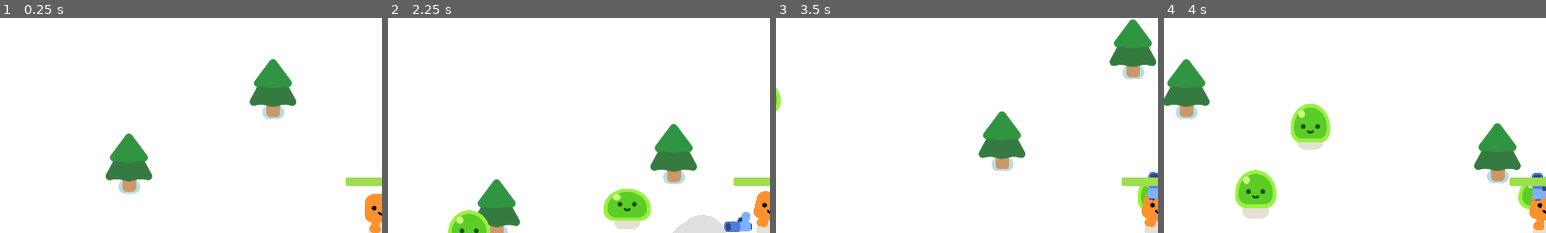
Above: before the commit, frames 1-4 (left to right).
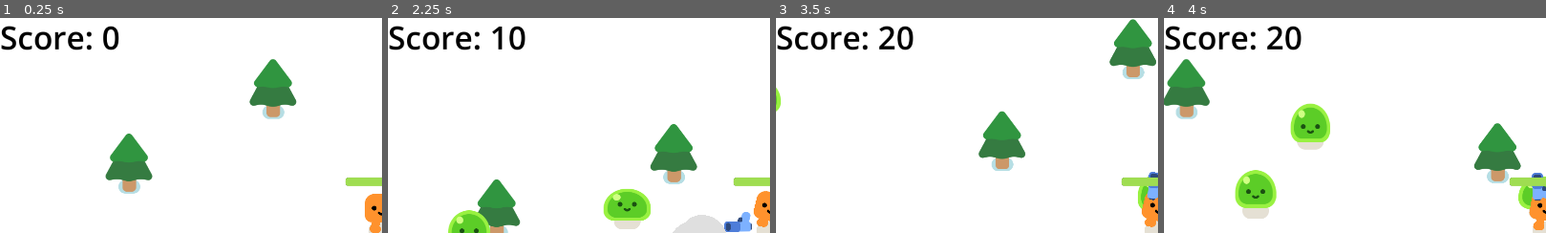
Above: after the commit, the same moments.

Repository: massayukinho/learnGodot
Game: Godot game, scene res://survivor_game.tscn
Same seed, same stepped clock (60 frames per second), same inputs: the game is played once before the commit and once after it.
Inputs:
- Up to frame 1 (0.25 s): no input
- Up to frame 2 (2.25 s): tap Enter at 0.5 s; hold D (move_right) 0.53-1.28 s; hold S (move_down) 1.28-2.03 s; hold D (move_right) from 2.03 s (still down)
- Up to frame 3 (3.5 s): release D (move_right) at 2.78 s; hold W (move_up) from 2.78 s (still down)
- Up to frame 4 (4 s): release W (move_up) at 3.53 s; hold A (move_left) from 3.53 s (still down)
The pictures show only the part of the screen within x 0-50%, y 1-51%; the shares and areas given below are measured in that part.

The runs differ from the first frame. In frame 1, 1.3% of the frame differs, in the area x 0-32%, y 3-16%; in frame 2, 1.5%; in frame 3, 1.6%, in the area x 0-36%, y 3-16%; in frame 4, 1.6%.

Commit message:
Score added

Diff:
--- a/mob.gd
+++ b/mob.gd
@@ -1,8 +1,8 @@
 extends CharacterBody2D
 
-var score = 0
 var health = 3
 
+signal killed
 @onready var player = get_node("/root/Game/Player")
 
 # Criar Signal e Emitir quando o Mob Morrer.
@@ -22,7 +22,7 @@
 	%Slime.play_hurt()
 
 	if health == 0:
-		score += 10
+		killed.emit()
 		queue_free()
 
 		const SMOKE_SCENE = preload("res://smoke_explosion/smoke_explosion.tscn")
--- a/survivor_game.gd
+++ b/survivor_game.gd
@@ -3,6 +3,8 @@
 # Contar o Score.
 # Criar outro node de interface para fazer display do score,
 # sempre que o score é atualizado
+
+var score = 0
 
 func spawn_mob():
 	var new_mob = preload("res://mob.tscn").instantiate()
@@ -10,6 +12,7 @@
 	new_mob.global_position = %PathFollow2D.global_position
 	add_child(new_mob)
 	# Se inscrever no signal de quando o mob morre.
+	new_mob.killed.connect(_on_killed.bind())
 
 func _on_timer_timeout() -> void:
 	spawn_mob()
@@ -18,3 +21,10 @@
 func _on_player_health_depleted() -> void:
 	%GameOver.visible = true
 	get_tree().paused = true
+
+func update_score():
+	%ScoreLabel.text = "Score: " + str(score)
+
+func _on_killed() -> void:
+	score += 10
+	update_score()
--- a/survivor_game.tscn
+++ b/survivor_game.tscn
@@ -20,6 +20,16 @@
 [node name="ColorRect" type="ColorRect" parent="CanvasLayer"]
 offset_right = 1949.0
 offset_bottom = 1095.0
+
+[node name="HUD" type="CanvasLayer" parent="."]
+
+[node name="ScoreLabel" type="Label" parent="HUD"]
+unique_name_in_owner = true
+offset_right = 462.0
+offset_bottom = 139.0
+theme_override_colors/font_color = Color(0, 0, 0, 1)
+theme_override_font_sizes/font_size = 80
+text = "Score: 0"
 
 [node name="Player" parent="." instance=ExtResource("1_r1385")]
 position = Vector2(989, 518)
Not shown: 1 places in characters/happy_boo/happy_boo.tscn that only renumber resources
